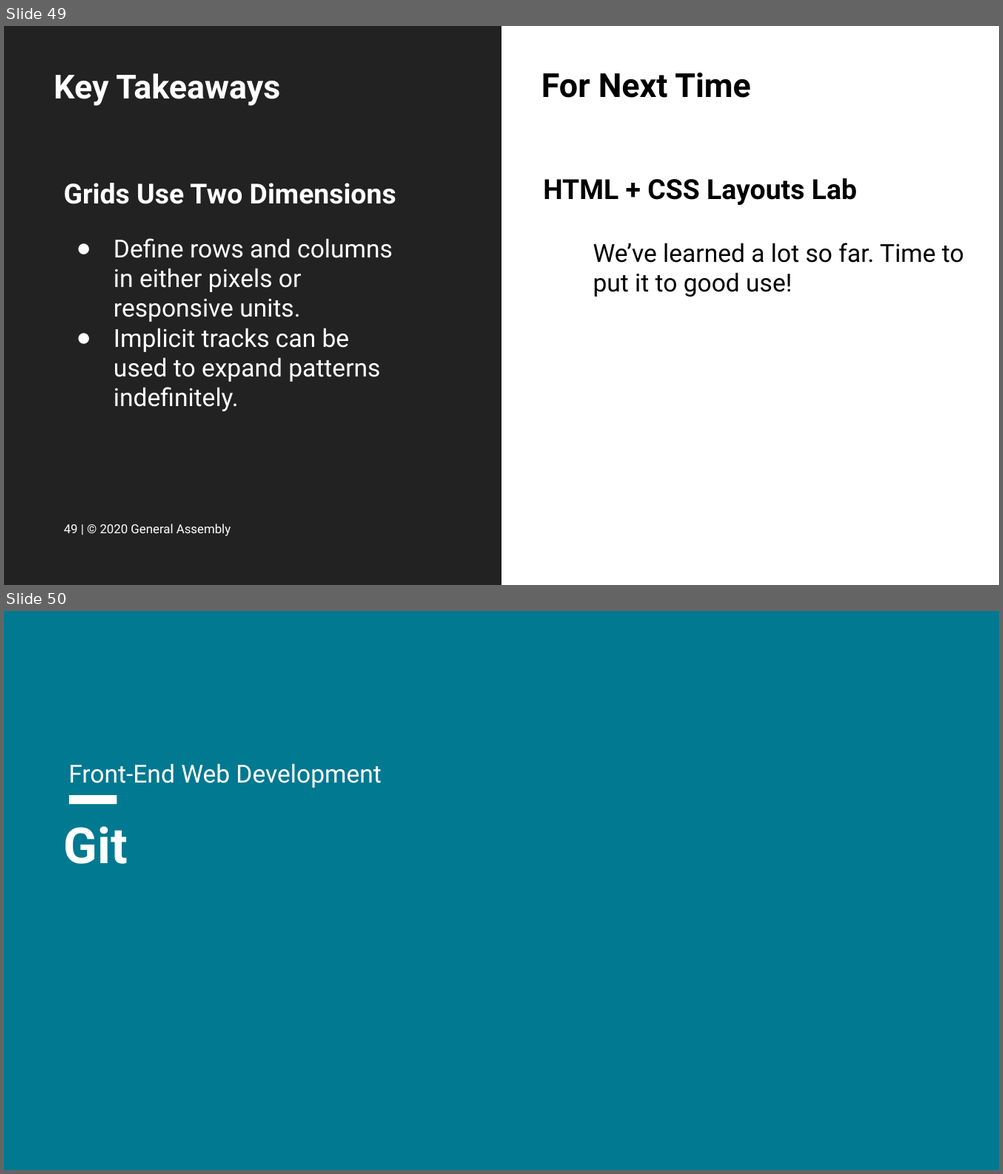
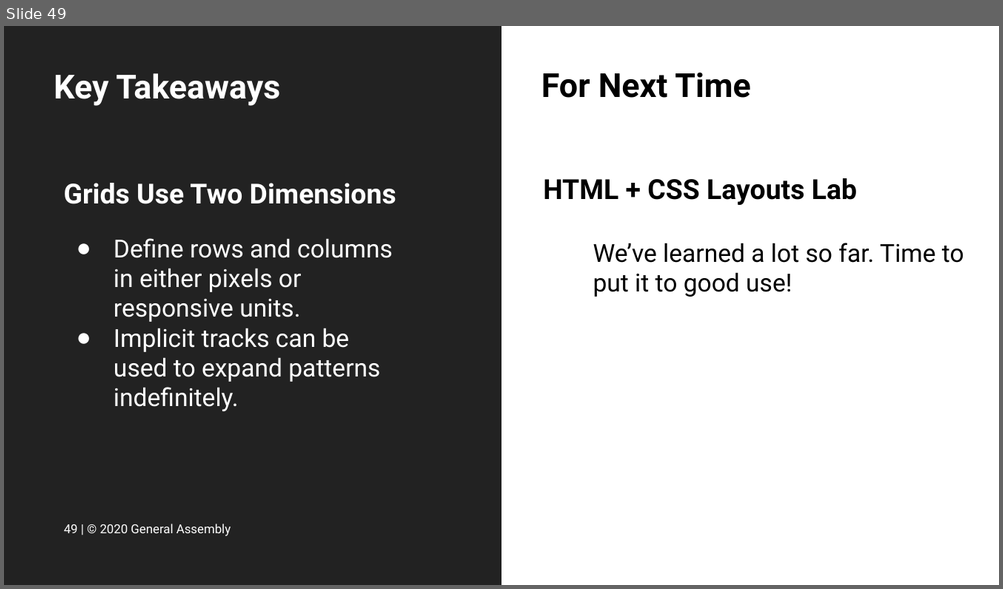
Before and after one commit to FEWD2022/Curriculum011822, a slide deck: Lesson Decks/05 CSS Grid - FEWD 3.2.pptx. Shown one above the other, each under a label of ours: slides 49 and 50 before the commit, slide 49 after it. The pictures are 1003x1174 and 1003x589 pixels, drawn with LibreOffice and Linux fonts; fonts in the diff are those of the drawing; background and template pictures are left out. Boxes give left, top, right and bottom in pixels: in the first picture for what was removed or moved away, otherwise in the second. Text is boxed around its words. In the diff, an @@ line names an element or a change of style, - is before the commit and + after.

```diff
--- a/Lesson Decks/05 CSS Grid - FEWD 3.2.pptx
+++ b/Lesson Decks/05 CSS Grid - FEWD 3.2.pptx
@@ slide 50 removed at (x1=4, y1=611, x2=999, y2=1170), background #FFFFFF @@
@@ rectangle removed at (x1=4, y1=611, x2=999, y2=1170) @@
@@ subtitle removed at (x1=68, y1=763, x2=381, y2=788) @@
-Front-End Web Development
@@ rectangle removed at (x1=68, y1=795, x2=116, y2=804) @@
@@ title removed at (x1=64, y1=826, x2=128, y2=864) @@
-Git
```
Also in this commit, not shown: 5 other slides removed, 1 other file.
